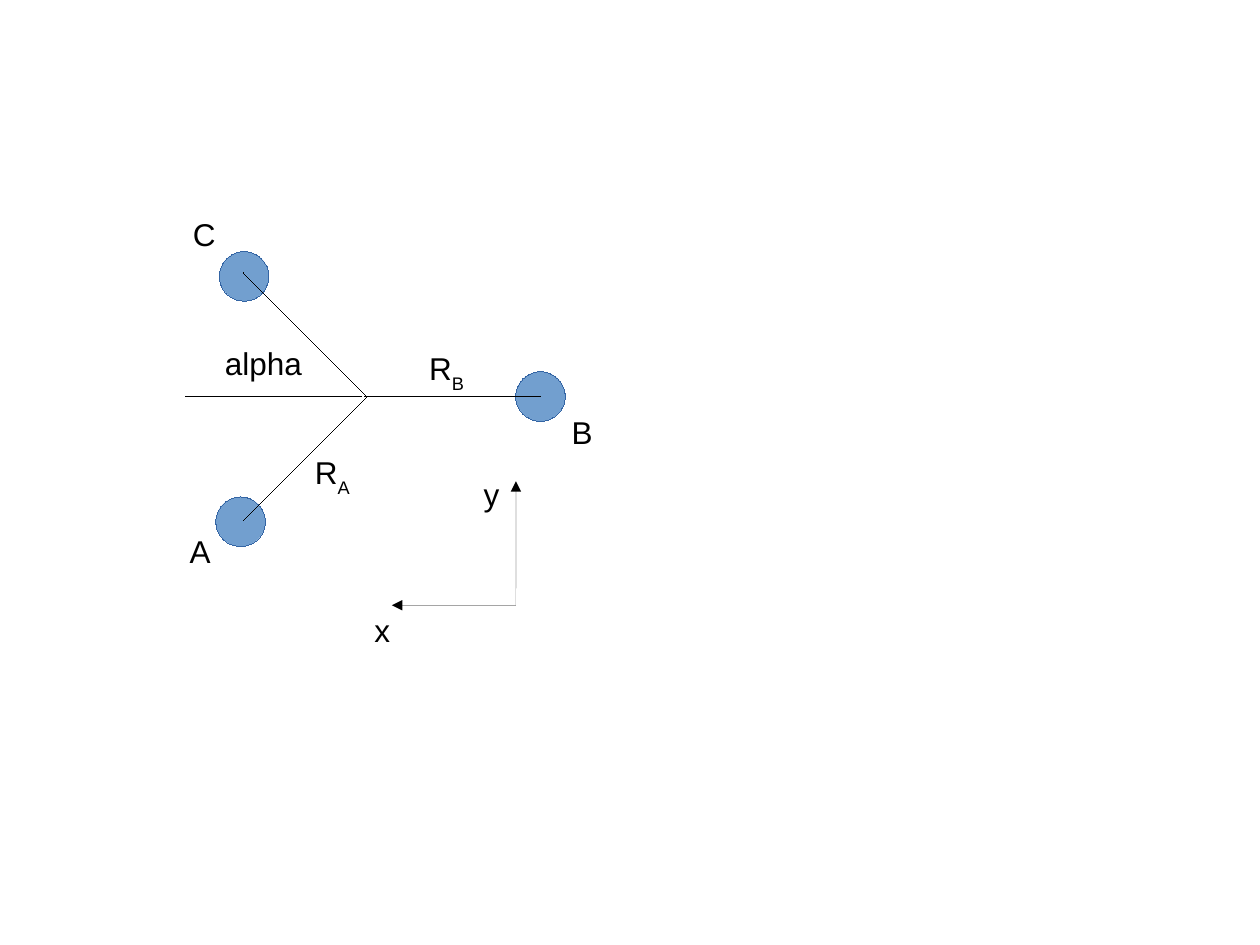
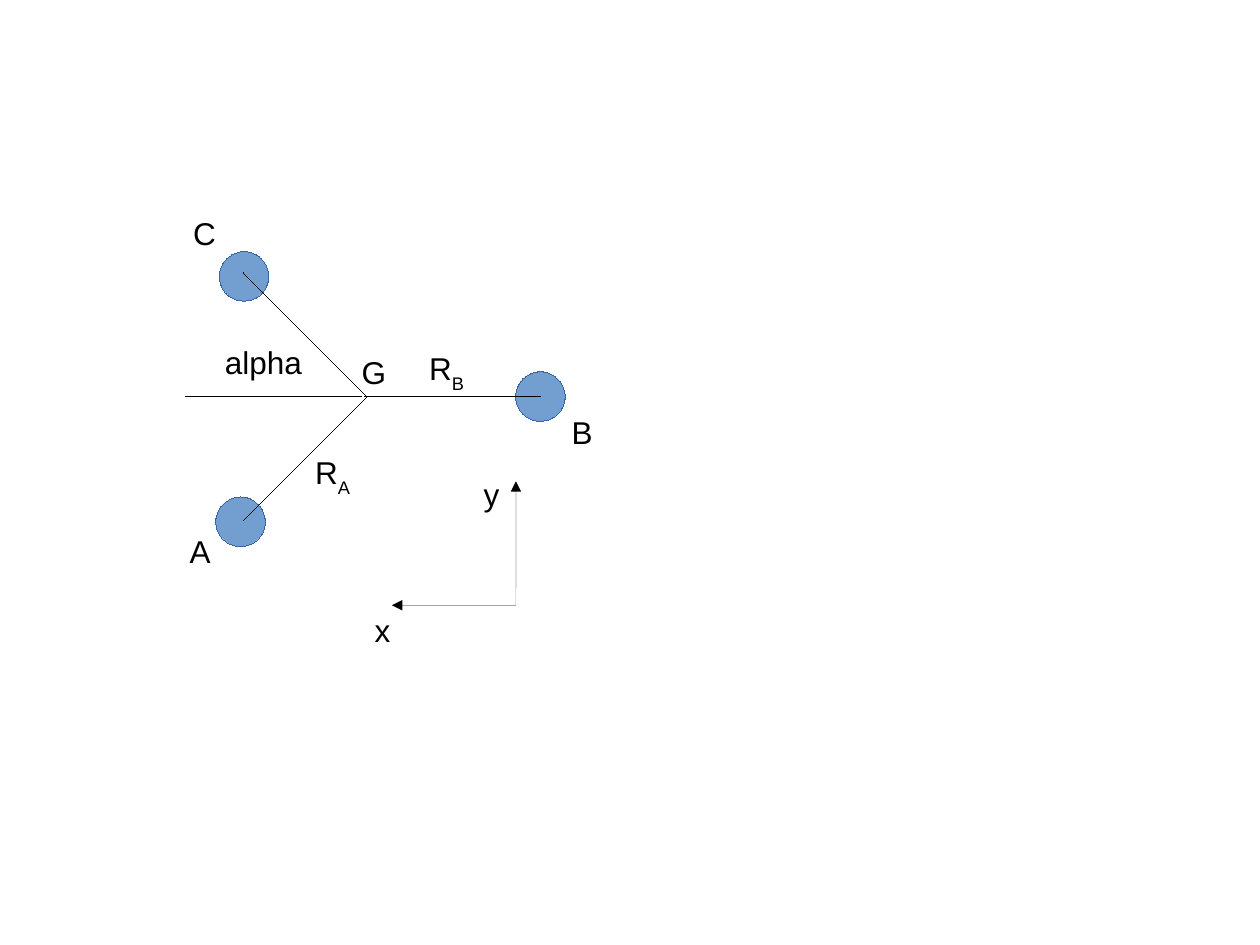
Before and after one commit to SebastienBocquet/ConvertibleUAV, a slide deck: slide 5 of doc/source/figs.pptx. Drawn at 1260x945 pixels with LibreOffice and Linux fonts; fonts in the diff are those of the drawing. Boxes give left, top, right and bottom in pixels: in the first picture for what was removed or moved away, otherwise in the second. Text is boxed around its words. In the diff, an @@ line names an element or a change of style, - is before the commit and + after.

```diff
--- a/doc/source/figs.pptx
+++ b/doc/source/figs.pptx
@@ text added at [362,362,386,385], 18 pt, text #000000 @@
+G
```
Also in this commit, not shown: 3 other slides changed, 1 slide added, 1 slide removed, 7 other files.
